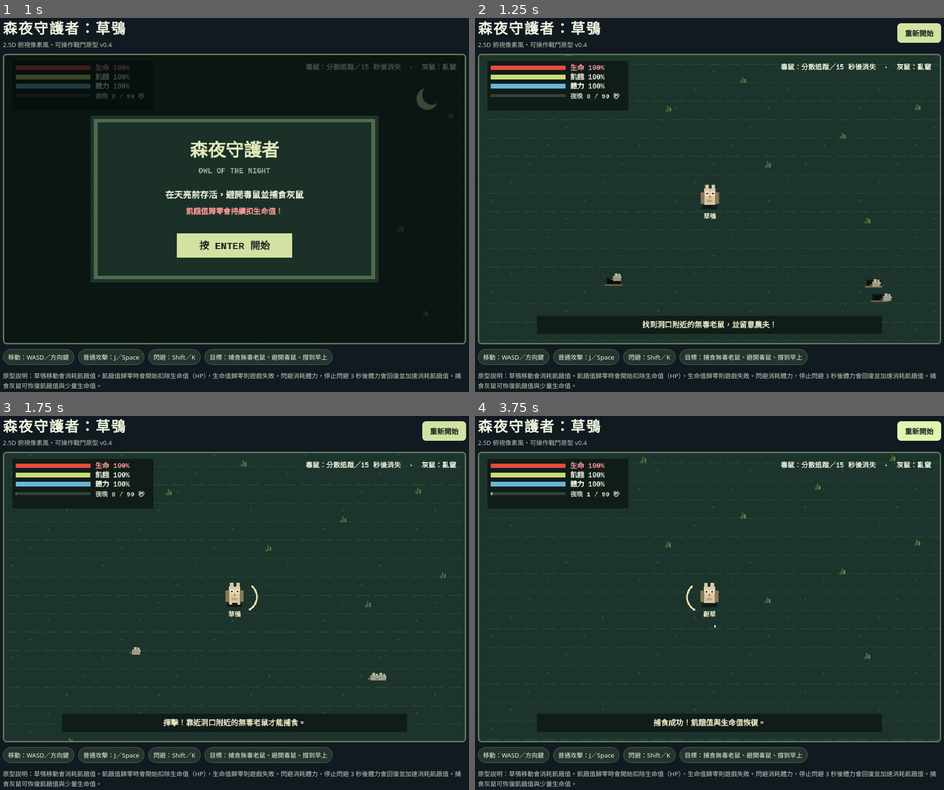
Above: before the commit, frames 1-4 (two rows, left to right).
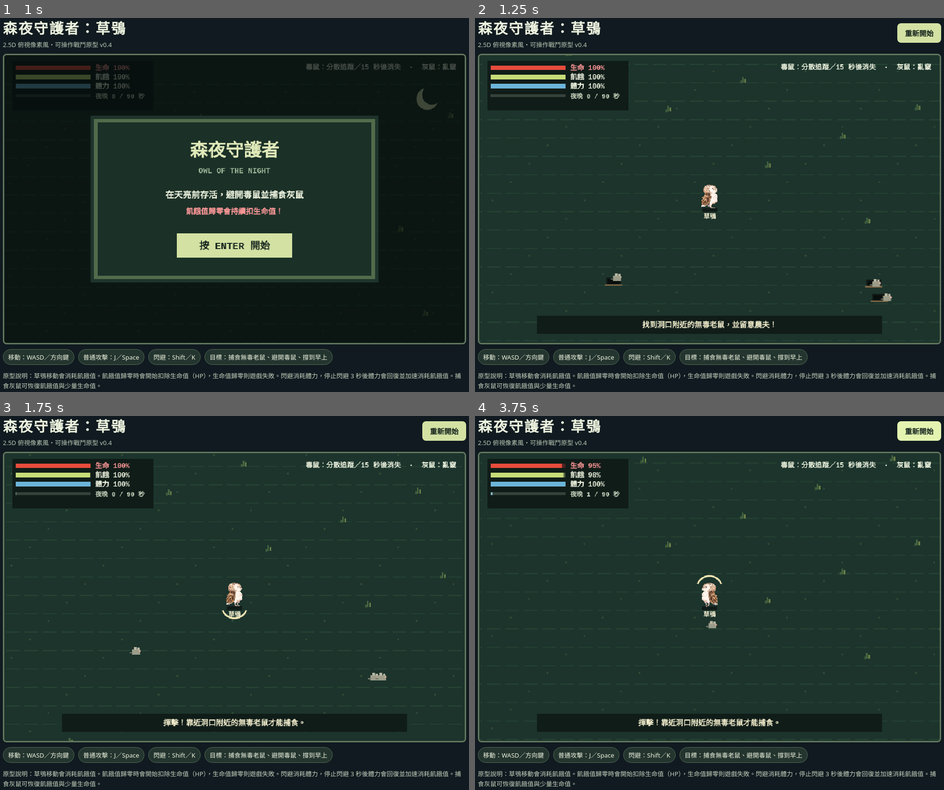
Above: after the commit, the same moments.

Repository: 20622-png/game
Game: browser game, page index.html
Same seed, same stepped clock (60 frames per second), same inputs: the game is played once before the commit and once after it.
Inputs:
- Up to frame 1 (1 s): no input
- Up to frame 2 (1.25 s): hold D from 1.03 s (still down); tap Space at 1.1 s
- Up to frame 3 (1.75 s): release D at 1.53 s; hold S from 1.58 s (still down); tap Space at 1.6 s
- Up to frame 4 (3.75 s): click "重新開始" at 1.77 s; release S at 1.85 s; hold A 1.9-2.47 s; tap Space every 0.5 s from 2.1 to 3.6 s; hold W 2.52-2.82 s; tap J at 2.52 s; hold D 2.87-3.53 s; tap Left at 3.52 s; hold W from 3.58 s (still down)

Frame 1 is identical in both runs. In frame 2, 0.2% of the frame differs, in the area x 48-53%, y 44-52%; in frame 3, 0.3%; in frame 4, 0.8%, in the area x 18-65%, y 12-83%.

Commit message:
Update index.html

Diff:
--- a/index.html
+++ b/index.html
@@ -59,9 +59,16 @@
 const rand=(a,b)=>a+Math.random()*(b-a);
 const clamp=(v,a,b)=>Math.max(a,Math.min(b,v));
 
+const owlImages = [];
+for (let i = 1; i <= 8; i++) {
+  const img = new Image();
+  img.src = `走路${i}.png`;
+  owlImages.push(img);
+}
+
 function reset(){
-  // 新增 hp (生命值)
-  player={x:WORLD_W*.5, y:WORLD_H*.55, hp:100, hunger:100, stamina:100, staminaWait:0, dirX:0, dirY:-1, facing:1, attack:0, dodge:0, invuln:0, step:0};
+  // 預設面向左方 (dirX: -1, dirY: 0) 確保開局方向正確
+  player={x:WORLD_W*.5, y:WORLD_H*.55, hp:100, hunger:100, stamina:100, staminaWait:0, dirX:-1, dirY:0, facing:-1, attack:0, dodge:0, invuln:0, step:0, isMoving:false};
   poison=[]; mice=[]; particles=[]; elapsed=0; mouseSpawnTimer=1.5; message='找到洞口附近的無毒老鼠，並留意農夫！'; messageTime=4;
   holes=[];
   farmer={x:WORLD_W*.52,y:WORLD_H*.18,state:'laugh',timer:2.0};
@@ -107,7 +114,6 @@
 function update(dt){
   if(mode!=='play') return;
   elapsed+=dt;
-  player.step+=dt*10;
 
   const updateFarmer = (f, primary=false) => {
     f.timer-=dt;
@@ -140,6 +146,15 @@
     }
   }
 
+  player.isMoving = (dx !== 0 || dy !== 0 || player.dodge > 0);
+
+  // 3. 調整圖片動畫切換速度 (改為 dt*8)
+  if (player.isMoving) {
+    player.step += dt * 8;
+  } else {
+    player.step = 0; // 靜止時重置回第 1 張
+  }
+
   if(dx!==0 || dy!==0){
     const speed = player.dodge > 0 ? 450 : 150;
     player.x += dx * speed * dt;
@@ -147,7 +162,6 @@
     if(player.dodge <= 0) player.hunger -= dt * 1.5;
   }
 
-  // 體力回復邏輯
   if(player.staminaWait > 0) {
     player.staminaWait -= dt;
   } else if (player.stamina < 100) {
@@ -155,7 +169,6 @@
     player.hunger -= dt * 3.5;
   }
 
-  // 飢餓值歸零扣血機制：每秒扣 15 點 HP
   if (player.hunger <= 0) {
     player.hp -= dt * 15;
     if (Math.random() < dt * 2) {
@@ -176,7 +189,6 @@
   player.hunger=clamp(player.hunger,0,100);
   player.hp=clamp(player.hp,0,100);
 
-  // 毒鼠邏輯 (扣除 HP)
   for(const p of poison){
     p.life-=dt; p.phase+=dt;
     const pdx=player.x-p.x, pdy=player.y-p.y, len=Math.hypot(pdx,pdy)||1;
@@ -188,7 +200,7 @@
     p.vy+=(targetVy-p.vy)*Math.min(1,dt*turn);
     p.x+=p.vx*dt;p.y+=p.vy*dt;
     if(p.life>0 && Math.hypot(p.x-player.x,p.y-player.y)<19 && player.invuln<=0){
-      player.hp=Math.max(0,player.hp-20); // 毒鼠造成 20 點生命傷害
+      player.hp=Math.max(0,player.hp-20);
       player.invuln=.9;p.attackCd=.8;
       say('遭毒鼠攻擊！失去大量生命值！');
     }
@@ -198,7 +210,6 @@
   for(const h of holes) h.life-=dt;
   holes=holes.filter(h=>h.life>0);
 
-  // 灰鼠撞擊邏輯 (扣除少量 HP)
   for(const m of mice){
     m.life-=dt;m.phase+=dt*3;m.attackCd-=dt;
     if(Math.random()<dt*1.8){m.vx=rand(-100,100);m.vy=rand(-90,90);}
@@ -207,7 +218,7 @@
     m.x+=m.vx*dt;m.y+=m.vy*dt;
     m.x=clamp(m.x,25,WORLD_W-25);m.y=clamp(m.y,65,WORLD_H-25);
     if(d<22&&m.attackCd<=0&&player.invuln<=0){
-      player.hp=Math.max(0,player.hp-5); // 撞擊扣 5 點 HP
+      player.hp=Math.max(0,player.hp-5);
       player.invuln=.28;m.attackCd=1.2;
       const pushX=(player.x-m.x)/(d||1), pushY=(player.y-m.y)/(d||1);
       player.x=clamp(player.x+pushX*7,35,WORLD_W-35);
@@ -218,7 +229,6 @@
   mice=mice.filter(m=>m.life>0);
   particles=particles.filter(p=>(p.life-=dt)>0);
 
-  // 死亡判定：改為生命值 HP 歸零
   if(player.hp<=0){
     mode='lose';
     gameOverTime = performance.now();
@@ -234,12 +244,33 @@
 
 function attack(){
   if(mode!=='play')return;
+
+  // 1. 即時讀取方向鍵，確保攻擊時如果按下方向鍵，就能馬上往該方向攻擊
+  let kx=0, ky=0;
+  if(keys.has('a')||keys.has('ArrowLeft')) kx--;
+  if(keys.has('d')||keys.has('ArrowRight')) kx++;
+  if(keys.has('w')||keys.has('ArrowUp')) ky--;
+  if(keys.has('s')||keys.has('ArrowDown')) ky++;
+  if(kx!==0 || ky!==0){
+    const len = Math.hypot(kx,ky);
+    player.dirX = kx/len; player.dirY = ky/len;
+    if(Math.abs(kx)>.05) player.facing = kx<0?-1:1;
+  }
+
   player.attack=.22;
-  const candidates=mice.map((m,i)=>({m,i,d:Math.hypot(m.x-player.x,m.y-player.y)})).filter(o=>o.d<48 && (o.m.x-player.x)*player.facing>-20).sort((a,b)=>a.d-b.d);
+
+  // 修正攻擊邏輯：使用內積 (Dot Product) 讓攻擊判定跟隨 360 度真實面向 (上下左右皆可)
+  const candidates=mice.map((m,i)=>({m,i,d:Math.hypot(m.x-player.x,m.y-player.y)}))
+    .filter(o=>{
+      if (o.d >= 48) return false;
+      const dot = (o.m.x-player.x)*player.dirX + (o.m.y-player.y)*player.dirY;
+      return dot > -15; // 確保目標在面對的半圓範圍內
+    }).sort((a,b)=>a.d-b.d);
+
   if(candidates.length){
     const target=candidates[0].m;mice=mice.filter(m=>m!==target);
     player.hunger=clamp(player.hunger+25,0,100);
-    player.hp=clamp(player.hp+10,0,100); // 捕食同時恢復 10 點 HP
+    player.hp=clamp(player.hp+10,0,100);
     for(let i=0;i<8;i++)particles.push({x:target.x,y:target.y,vx:rand(-35,35),vy:rand(-35,35),life:.5});
     say('捕食成功！飢餓值與生命值恢復。');
   } else {
@@ -305,31 +336,56 @@
 }
 
 function drawOwl(){
-  const p=player;ctx.save();ctx.translate(Math.round(p.x),Math.round(p.y));ctx.scale(p.facing,1);const x=0,y=0;
-
+  const p = player;
+
+  // 閃爍的無敵狀態
+  if (mode !== 'lose' && p.invuln > 0 && Math.floor(elapsed * 18) % 2 === 0) return;
+
+  ctx.save();
+  ctx.translate(Math.round(p.x), Math.round(p.y));
   if (mode === 'lose') ctx.globalAlpha = 0.4;
-  else if (p.invuln>0 && Math.floor(elapsed*18)%2===0) { ctx.restore(); return; }
-
-  rect(x-13,y+11,26,6,'#101b18');
-  rect(x-10,y-18,20,28,'#d8cba5');rect(x-16,y-12,7,20,'#8c7658');rect(x+9,y-12,7,20,'#8c7658');
-  rect(x-8,y-25,6,10,'#d8cba5');rect(x+3,y-25,6,10,'#d8cba5');
-  rect(x-8,y-13,7,7,'#f0e6c8');rect(x+2,y-13,7,7,'#f0e6c8');
-  rect(x-6,y-11,3,3,'#171c17');rect(x+4,y-11,3,3,'#171c17');
-  rect(x-2,y-6,4,4,'#c88c3f');
-  rect(x-5,y+1,10,5,'#bba87c');
-  if(Math.floor(p.step)%2===0&&keys.size){rect(x-9,y+8,5,5,'#d9c9a0');rect(x+5,y+8,5,5,'#d9c9a0');}
-  if(p.attack>0){
-    ctx.strokeStyle='#f5e8b5';ctx.lineWidth=3;ctx.beginPath();
-    ctx.arc(x+14,y,25,-.9,1.1);ctx.stroke();
+
+  // 畫陰影
+  rect(-13, 16, 26, 6, '#101b18');
+
+  // 1. 繪製草鴞本體 (獨立做左右翻轉)
+  ctx.save();
+  const scaleX = p.facing === 1 ? -1 : 1;
+  ctx.scale(scaleX, 1);
+
+  let frameIndex = 0;
+  if (p.isMoving) {
+    frameIndex = Math.floor(p.step) % 8;
+  }
+
+  const currentImg = owlImages[frameIndex];
+  if (currentImg && currentImg.complete && currentImg.naturalWidth > 0) {
+    ctx.drawImage(currentImg, -22, -30, 44, 48);
+  } else {
+    rect(-10, -18, 20, 28, '#d8cba5');
+  }
+  ctx.restore(); // 結束本體的翻轉，避免干擾攻擊線條
+
+  // 2. 攻擊動畫線條 (獨立做 360 度旋轉，完美對齊方向鍵)
+  if(p.attack > 0){
+    ctx.save();
+    ctx.rotate(Math.atan2(p.dirY, p.dirX)); // 轉向最新操作的 dirX, dirY
+    ctx.strokeStyle='#f5e8b5';
+    ctx.lineWidth=3;
+    ctx.beginPath();
+    ctx.arc(15, 0, 22, -1.2, 1.2); // 在正前方畫出揮擊弧線
+    ctx.stroke();
+    ctx.restore();
   }
 
   if (mode === 'lose') {
     ctx.globalAlpha = 1.0;
-    text('💀', x, y-30, 24, '#ffffff', 'center');
-    text('死亡', x, y-10, 12, '#ff6666', 'center');
+    text('💀', 0, -40, 24, '#ffffff', 'center');
+    text('死亡', 0, -20, 12, '#ff6666', 'center');
   } else {
-    text('草鴞',x,y+34,11,'#f2edcf','center');
-  }
+    text('草鴞', 0, 34, 11, '#f2edcf', 'center');
+  }
+
   ctx.restore();
 }
 
@@ -357,22 +413,18 @@
   // UI 介面：生命值(HP)、飢餓值(HUNGER)、體力值(STAMINA)
   rect(14,10,245,86,'#101c18');
 
-  // 生命值條 (紅色 HP)
   rect(20,18,130,8,'#4a2323');
   rect(20,18,130*(player?player.hp:100)/100,8,'#e74c3c');
   text('生命 '+(player?Math.ceil(player.hp):100)+'%', 158, 26, 12, '#ff9999');
 
-  // 飢餓值條 (黃綠色 HUNGER)
   rect(20,34,130,8,'#42513b');
   rect(20,34,130*(player?player.hunger:100)/100,8,'#c8dc78');
   text('飢餓 '+(player?Math.ceil(player.hunger):100)+'%', 158, 42, 12, '#edf3df');
 
-  // 體力條 (藍色 STAMINA)
   rect(20,50,130,8,'#293845');
   rect(20,50,130*(player?player.stamina:100)/100,8,'#6cb5d9');
   text('體力 '+(player?Math.ceil(player.stamina):100)+'%', 158, 58, 12, '#edf3df');
 
-  // 時間進度條
   rect(20,68,130,5,'#35423a');rect(20,68,130*Math.min(1,elapsed/duration),5,'#87b7c4');
   text('夜晚 '+Math.floor(Math.min(elapsed,duration))+' / '+duration+' 秒', 158, 75, 11, '#cbd7c0');
 
